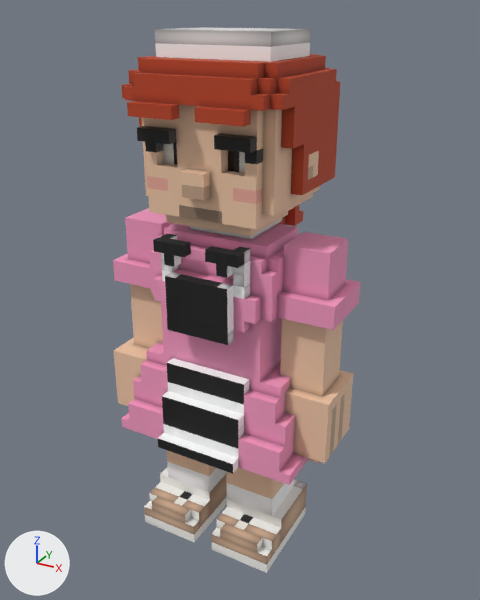
An edit to the glTF model src/games/callofblocky/models/fighters/waitress.glb, drawn before and after from the same camera.
Before and after are seen from a 50 mm camera at (1.145, -2.016, 18.313) aimed at (-0.007, 0.077, 17.266). Every picture has the same lights, and +X, +Y and +Z are marked at lower left. The picture after the commit comes second. Vertices at exactly the same position are counted once.

In view in the first picture: 'body'.
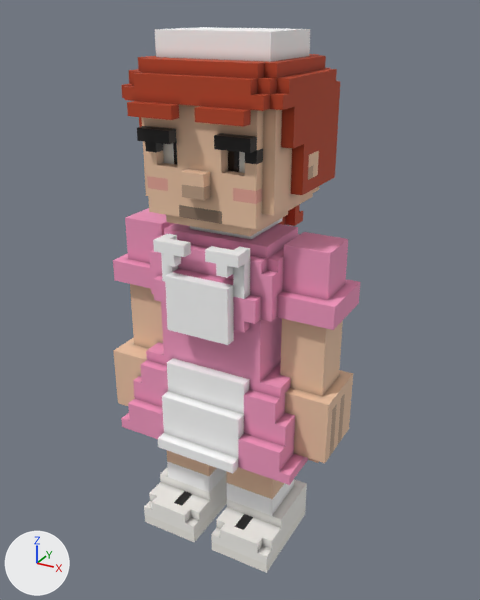
Diff of the bpy script that builds the scene:
```diff
--- a/src/games/callofblocky/models/fighters/waitress.glb.py
+++ b/src/games/callofblocky/models/fighters/waitress.glb.py
@@ me_body @@
 # used by ob_body; location = (0.0, 0.0, 0.0)
-me_body.from_pydata(...)  # 4021 vertices, 7294 faces; spans x -0.46..0.46, y -0.29..0.46, z 16.29..18.25
+me_body.from_pydata(...)  # 4137 vertices, 7542 faces; spans x -0.46..0.46, y -0.29..0.46, z 16.29..18.25
+# me_body part 1: 11 vertices moved from x -0.17..0.12, y -0.12..0.08, z 16.83 to x -0.17..0.17, y -0.17..0.12, z 16.87; 77 vertices removed from x -0.25..0.25, y -0.12..0.08, z 16.75..16.83; 193 vertices added at x -0.33..0.33, y -0.29..0.25, z 16.75..16.92
+# me_body part 2: 1012 kept faces spanning x -0.29..0.29, y -0.29..0.38, z 16.29..18.25 get new texture (UV) coordinates
 me_body.materials.append(mat_waitress)
```

Changed parts and their boxes (x1, y1, x2, y2) in the pictures (480 x 600 px):
part 1 of me_body, reshaped: after (159, 406, 238, 474)
part 2 of me_body, surface changed: (144, 27, 310, 567) in both
